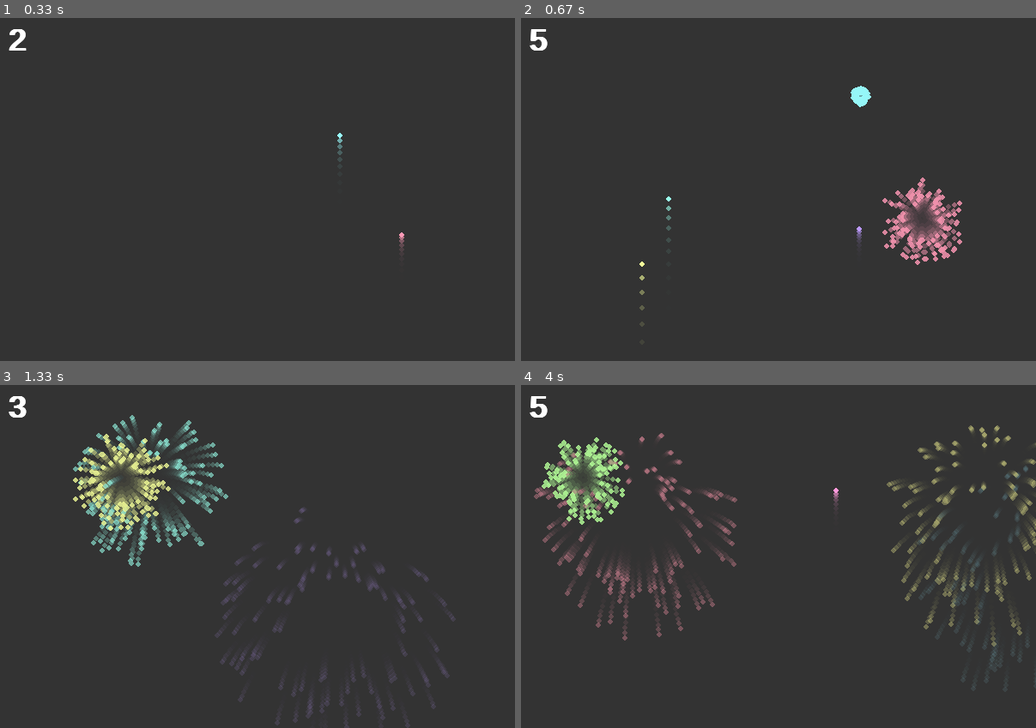
Above: before the commit, frames 1-4 (two rows, left to right).
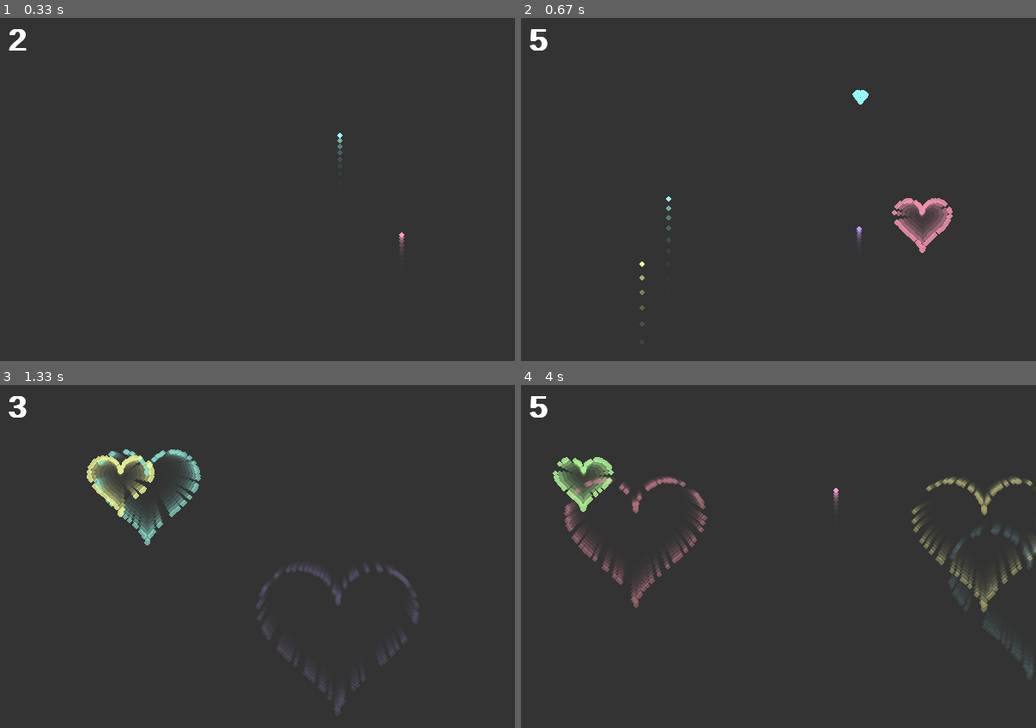
Above: after the commit, the same moments.

Repository: DHameete/pygames
Game: pygame game, started from 09_Fireworks/main.py
Two runs of this game, one before a commit and one after it. Both use one fixed random seed, a clock stepped at 60 frames per second and the inputs below.
Inputs:
- Up to frame 1 (0.33 s): no input
- Up to frame 2 (0.67 s): no input
- Up to frame 3 (1.33 s): no input
- Up to frame 4 (4 s): no input

Frame 1 is identical in both runs. In frame 2, 1.7% of the frame differs, in the area x 64-86%, y 19-72%; in frame 3, 6.1%; in frame 4, 7.5%, in the area x 2-100%, y 11-89%.

Commit message:
Heart shaped fireworks

Diff:
--- a/09_Fireworks/firework.py
+++ b/09_Fireworks/firework.py
@@ -1,4 +1,4 @@
-import pygame, random, colorsys
+import pygame, random, colorsys, math
 from settings import *
 
 from particle import Particle
@@ -39,9 +39,14 @@
             vel = pygame.math.Vector2()
 
             # r = random.uniform(1, 6)
-            r = random.uniform(4, 10)
             phi = random.randrange(361)
-            vel.from_polar((r, phi))
+            # r = random.uniform(4, 10)
+            # vel.from_polar((r, phi))
+
+            r = 0.4
+            x = r * 16 * (math.sin(phi))**3
+            y = -r * (13 * math.cos(phi) - 5 * math.cos(2*phi) - 2 * math.cos(3 * phi) - math.cos(4 * phi))
+            vel.update(x,y)
 
             self.particles.append(Particle(self.seed.pos, vel, self.color))
 
